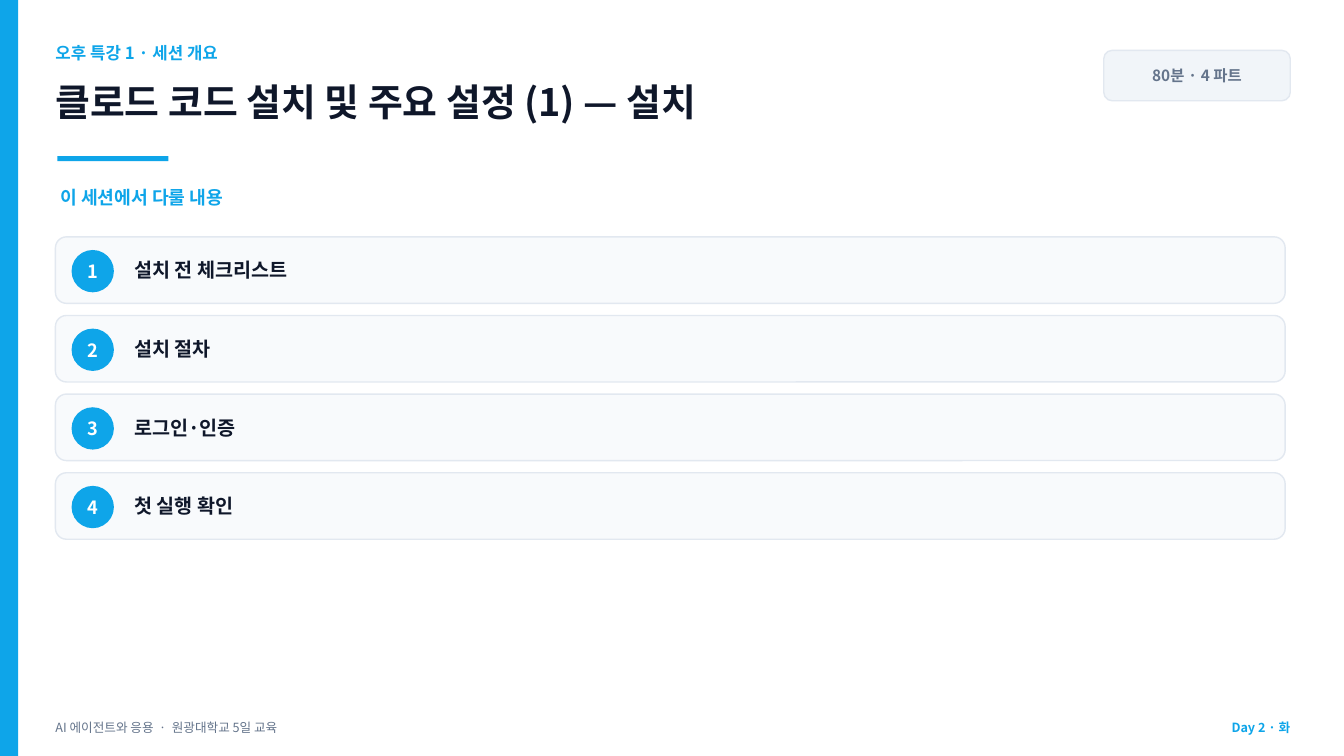
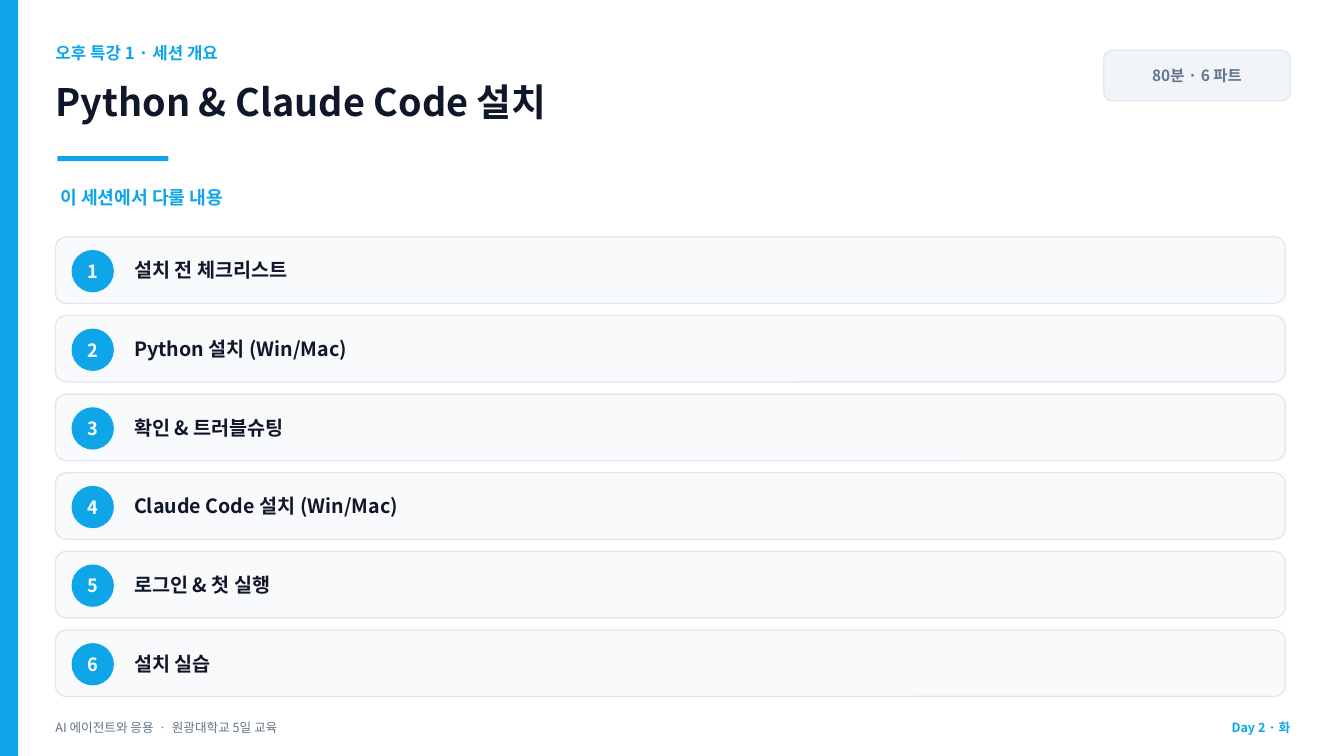
Before and after one commit to jyshin-22/wku-ai-agent-program, a slide deck: slide 18 of slides/day2.pptx. Drawn at 1344x756 pixels with LibreOffice and Linux fonts; fonts in the diff are those of the drawing. Boxes give left, top, right and bottom in pixels: in the first picture for what was removed or moved away, otherwise in the second. Text is boxed around its words. In the diff, an @@ line names an element or a change of style, - is before the commit and + after.

```diff
--- a/slides/day2.pptx
+++ b/slides/day2.pptx
@@ text at (55, 84, 547, 125): text changed @@
-클로드 코드 설치 및 주요 설정 (1) — 설치
+Python & Claude Code 설치
@@ text at (1152, 68, 1241, 83): text changed @@
-80분 · 4 파트
+80분 · 6 파트
@@ text at (134, 339, 347, 361): text changed @@
-설치 절차
+Python 설치 (Win/Mac)
@@ text at (134, 418, 284, 437): text changed @@
-로그인·인증
+확인 & 트러블슈팅
@@ text at (134, 496, 398, 517): text changed @@
-첫 실행 확인
+Claude Code 설치 (Win/Mac)
@@ rounded rectangle added at (55, 552, 1286, 618), fill #F8FAFC, outline #E2E8F0 1 pt @@
@@ ellipse added at (72, 565, 114, 607), fill #0EA5E9 @@
@@ text added at (87, 578, 98, 593), 13 pt, text #FFFFFF, bold @@
+5
@@ text added at (134, 575, 270, 594), 14 pt, text #0F172A, bold @@
+로그인 & 첫 실행
@@ rounded rectangle added at (55, 630, 1286, 697), fill #F8FAFC, outline #E2E8F0 1 pt @@
@@ ellipse added at (72, 643, 114, 686), fill #0EA5E9 @@
@@ text added at (87, 657, 98, 672), 13 pt, text #FFFFFF, bold @@
+6
@@ text added at (134, 654, 211, 673), 14 pt, text #0F172A, bold @@
+설치 실습
```
Also in this commit, not shown: 15 other slides changed, 4 slides added, 7 other files.
